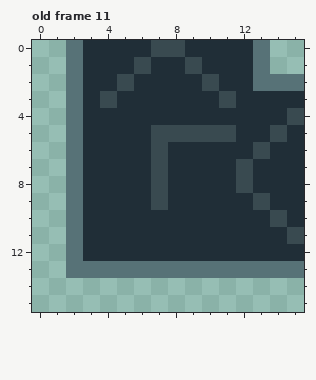
Two states of a pixel-art file, assets/conveyor.aseprite. Above is the file before it was changed.
16x16 pixels, 13 frames. Shown: old frame 11. The commit also changed other frames, which this record leaves out.
And afterwards:
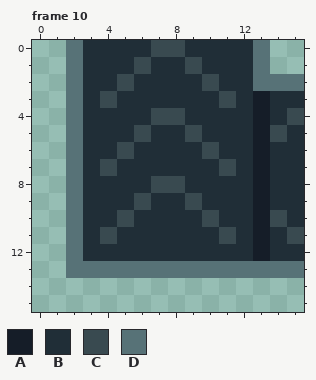
Palette (. is transparent): A #151d28  B #202e37  C #394a50  D #577277
A new or re-ordered frame is compared with the old frame closest to it.
The exact change:
frames re-ordered
Frame 10 against old frame 11:
The author changed colour B to colour A in rows 3 to 5 at x 13; in rows 7 to 8 at x 13; in rows 10 to 12 at x 13.
The author changed colour C to colour A in row 6 at x 13; in row 9 at x 13.
The author changed colour C to colour B in row 5 at x 7 to 8 and 10 to 11; in row 6 at x 7; in row 7 at x 7 and 12; in row 8 at x 12; in row 9 at x 7.
The author changed colour B to colour C in row 4 at x 7 to 8; in row 5 at x 6; in row 6 at x 5 and 10; in row 7 at x 4 and 11; in row 8 at x 8; in row 9 at x 6 and 9.
The author changed colour B to colour C in row 10 at x 5 and 10; in row 11 at x 4 and 11.
